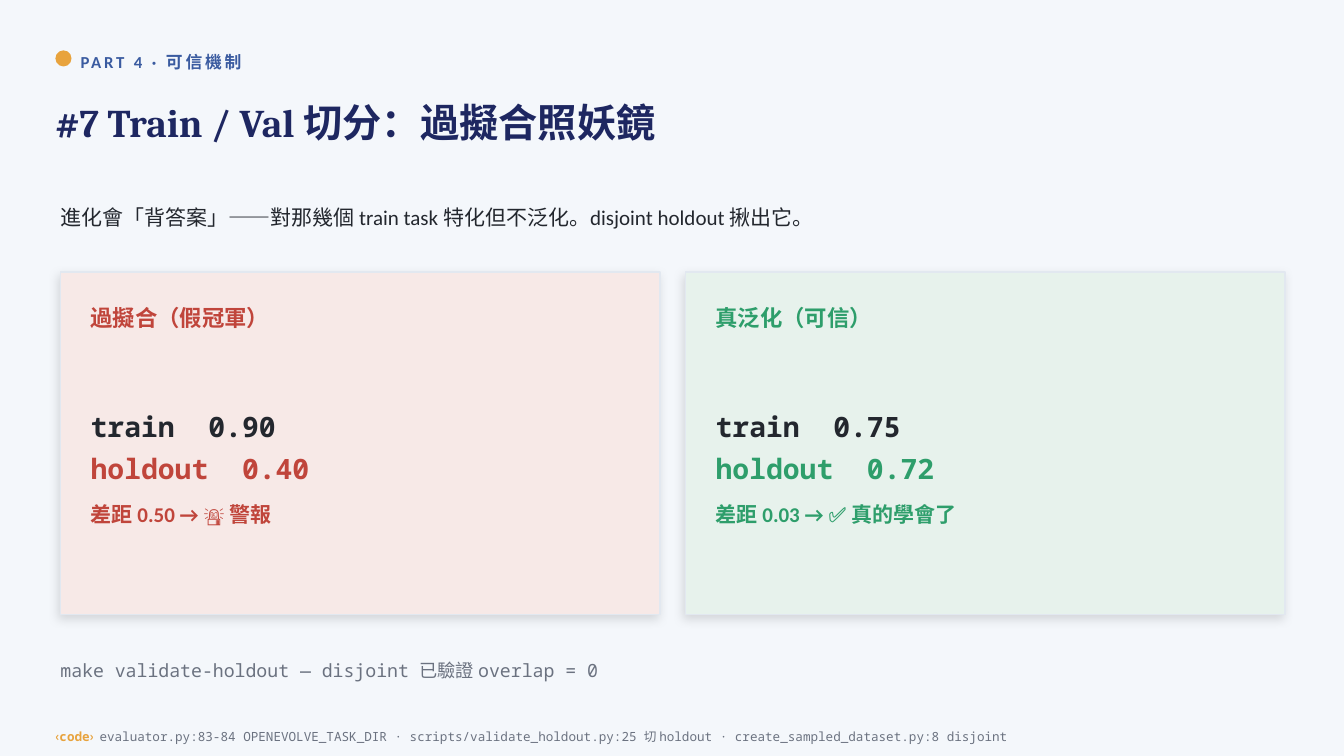
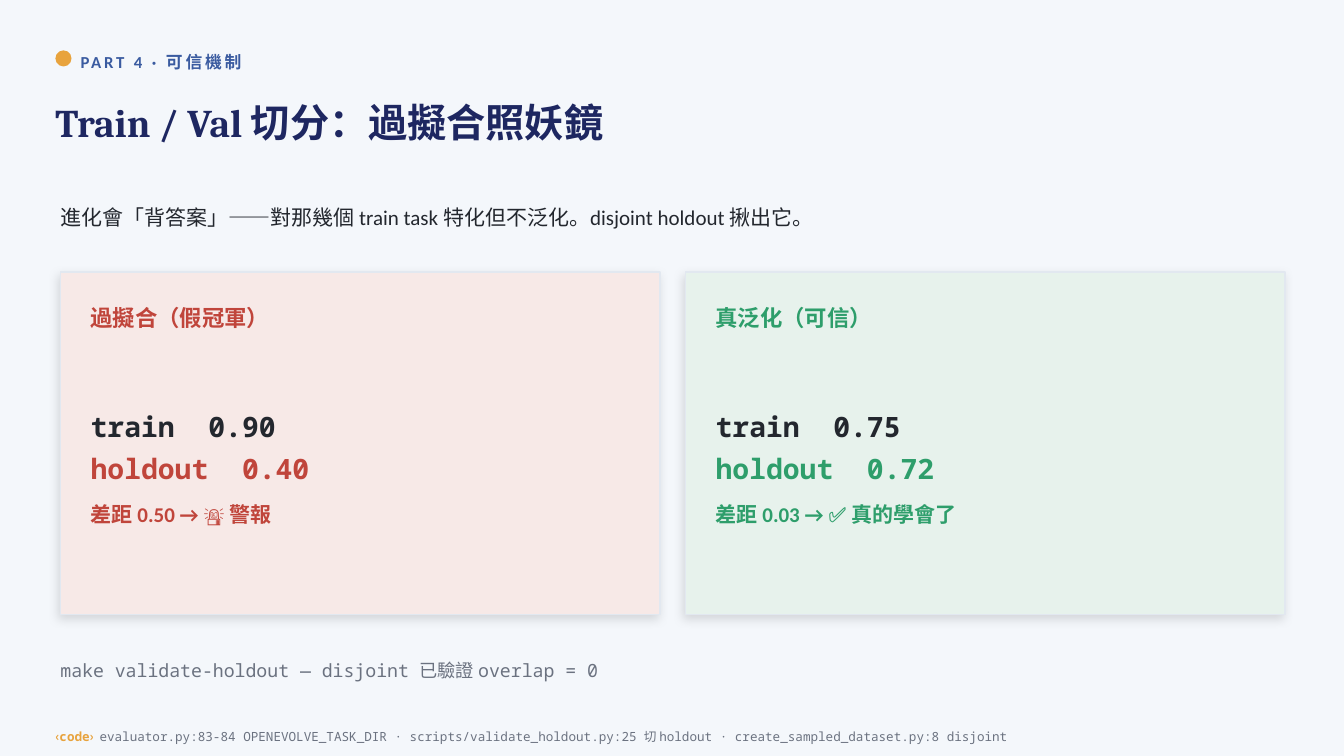
Before and after one commit to yuchieh/AgentSocietyChallenge_OpenEvolve, a slide deck: slide 16 of docs/slides/人AI進化_整合教學投影片.pptx. Drawn at 1344x756 pixels with LibreOffice and Linux fonts; fonts in the diff are those of the drawing. Boxes give left, top, right and bottom in pixels: in the first picture for what was removed or moved away, otherwise in the second. Text is boxed around its words. In the diff, an @@ line names an element or a change of style, - is before the commit and + after.

```diff
--- a/docs/slides/人AI進化_整合教學投影片.pptx
+++ b/docs/slides/人AI進化_整合教學投影片.pptx
@@ text at (55,103,603,141): text changed @@
-#7 Train / Val 切分：過擬合照妖鏡
+Train / Val 切分：過擬合照妖鏡
```
Also in this commit, not shown: 7 other slides changed, 1 other file.
